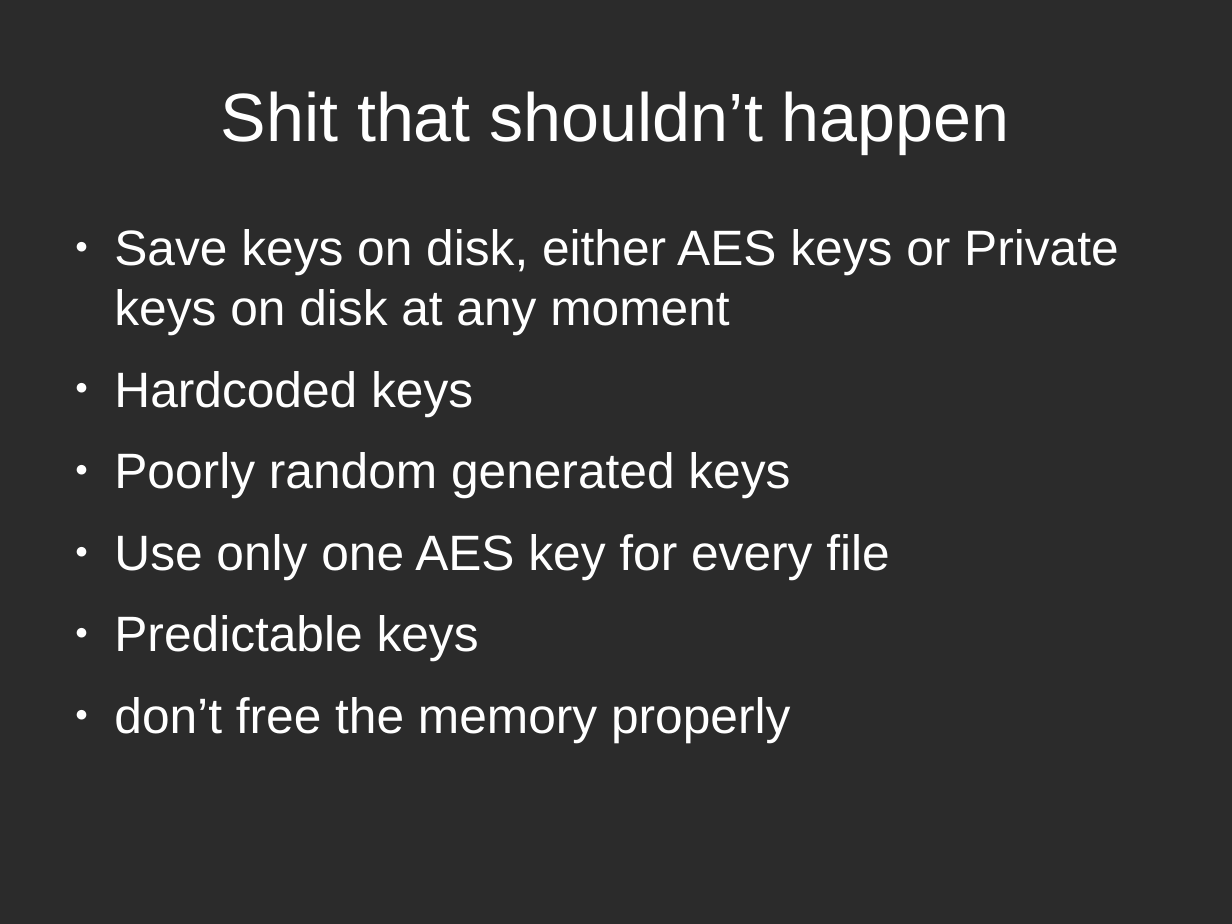
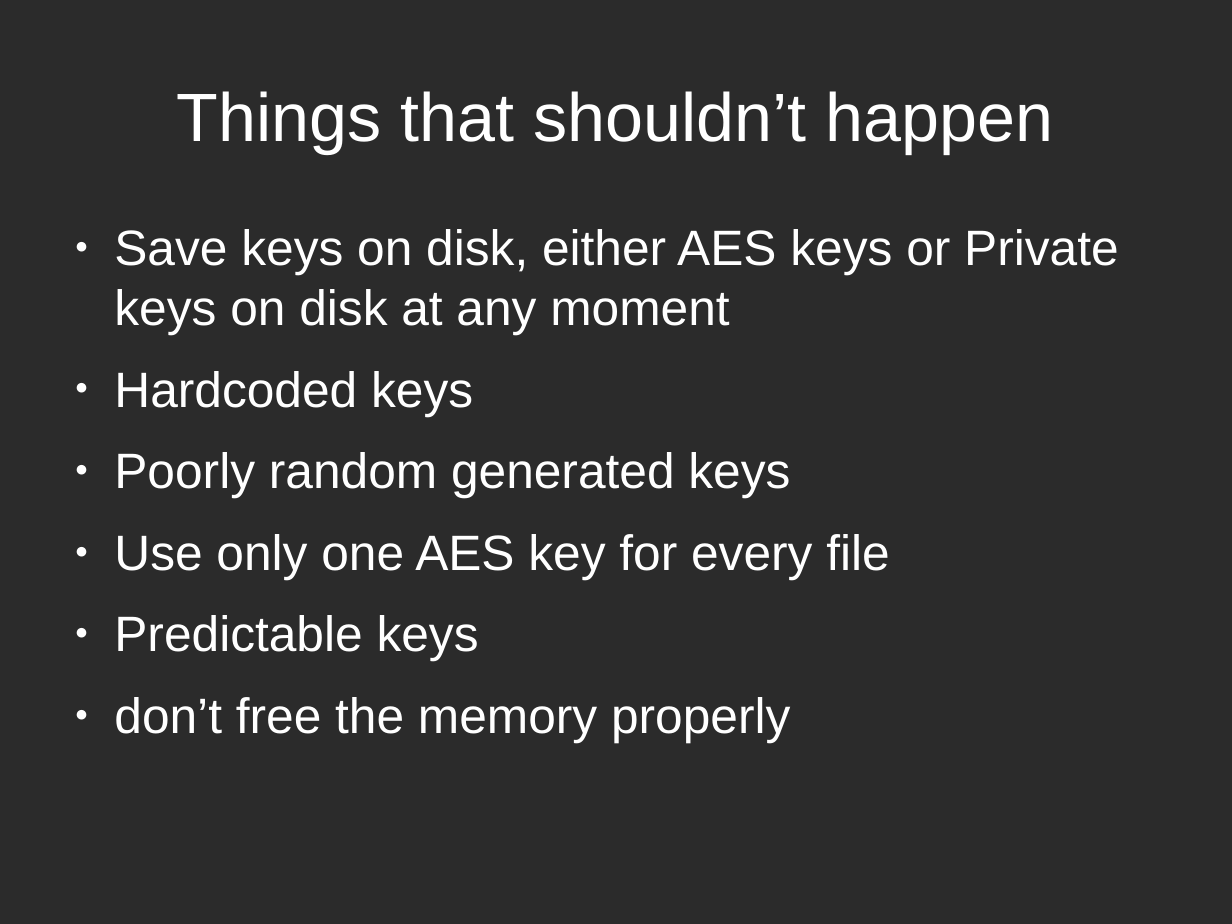
Before and after one commit to tarcisio-marinho/GonnaCry, a slide deck: slide 3 of Python/talk/na_beira_do_rio.odp. Drawn at 1232x924 pixels with LibreOffice and Linux fonts; fonts in the diff are those of the drawing; background and template pictures are left out; a plain dark background stands for a picture behind light text. Boxes give left, top, right and bottom in pixels: in the first picture for what was removed or moved away, otherwise in the second. Text is boxed around its words. In the diff, an @@ line names an element or a change of style, - is before the commit and + after.

```diff
--- a/Python/talk/na_beira_do_rio.odp
+++ b/Python/talk/na_beira_do_rio.odp
@@ title at (177, 91, 1054, 153): text changed @@
-Shit that shouldn’t happen
+Things that shouldn’t happen
```
Also in this commit, not shown: 1 other slide changed, 5 other files.
